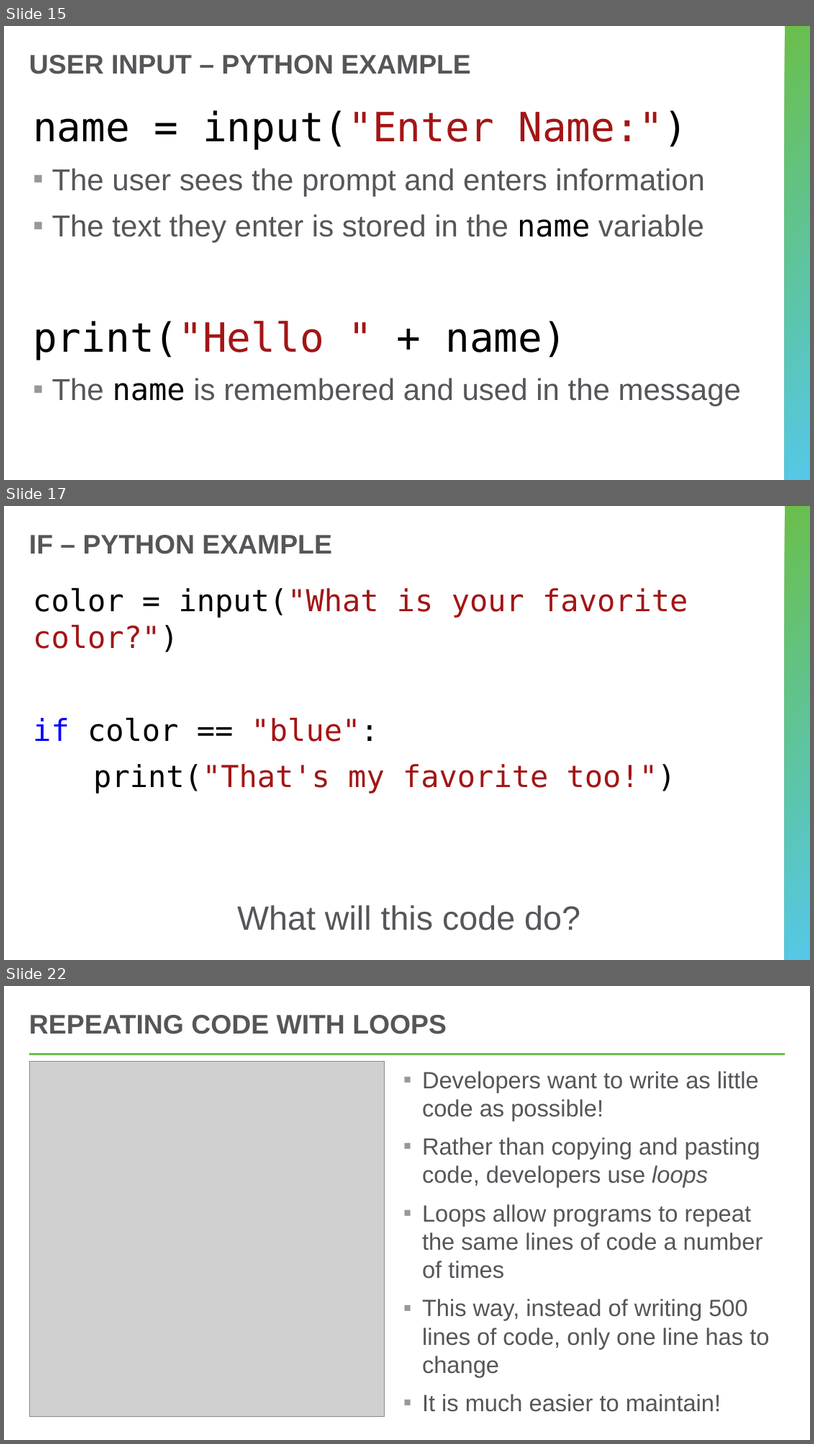
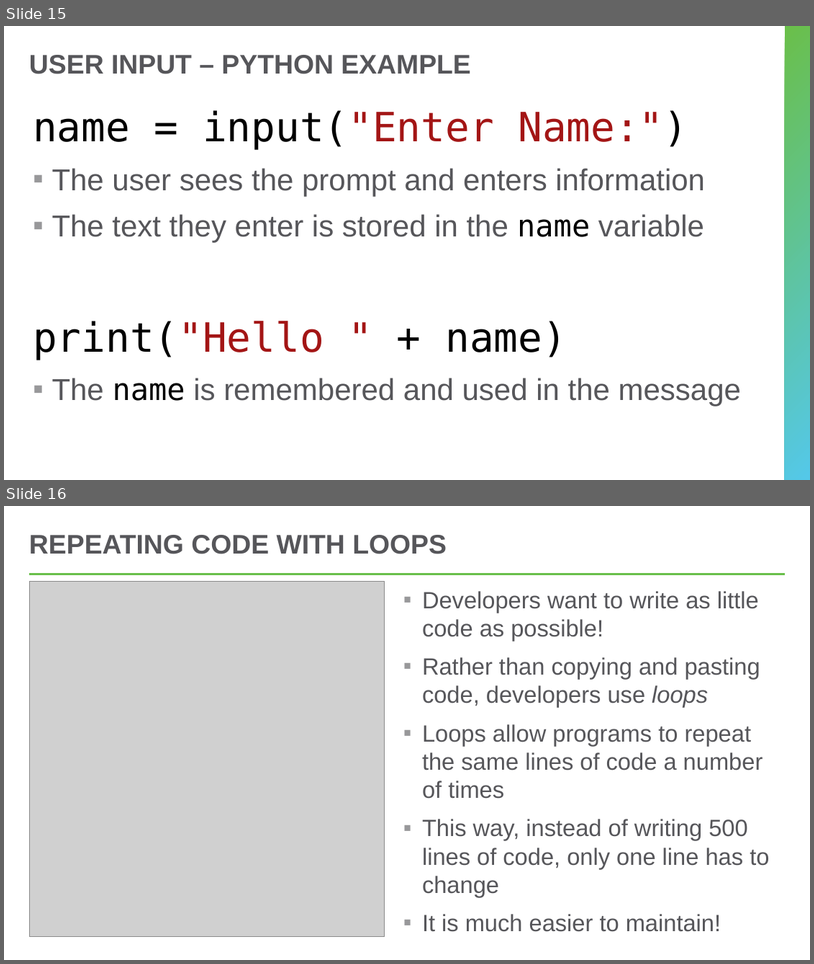
Before and after one commit to hylandtechoutreach/python-camp, a slide deck: ProgrammingWithPythonVirtual.pptx. Shown one above the other, each under a label of ours: slides 15, 17 and 22 before the commit, slides 15 and 16 after it; the slides between them are not shown. The pictures are 814x1444 and 814x964 pixels, drawn with LibreOffice and Linux fonts; fonts in the diff are those of the drawing; grey boxes stand for pictures. Boxes give left, top, right and bottom in pixels: in the first picture for what was removed or moved away, otherwise in the second. Text is boxed around its words. In the diff, an @@ line names an element or a change of style, - is before the commit and + after.

```diff
--- a/ProgrammingWithPythonVirtual.pptx
+++ b/ProgrammingWithPythonVirtual.pptx
@@ slide 17 removed at box(4, 506, 810, 960), background #FFFFFF; not listed: 1 template element that a slide beside it also shows @@
@@ title removed at box(29, 535, 332, 554) @@
-IF – PYTHON EXAMPLE
@@ text removed at box(33, 588, 688, 930) @@
-color = input("What is your favorite color?")
-if color == "blue":
-print("That's my favorite too!")
-What will this code do?
@@ what was slide 22 is now slide 16 @@
```
Also in this commit, not shown: 1 slide changed, 7 other slides removed, 1 other file.
